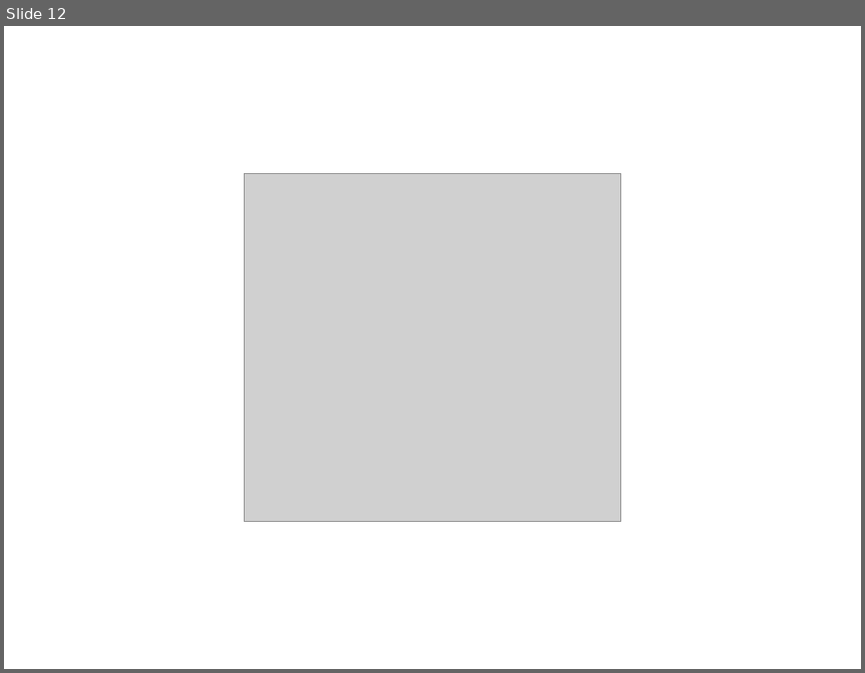
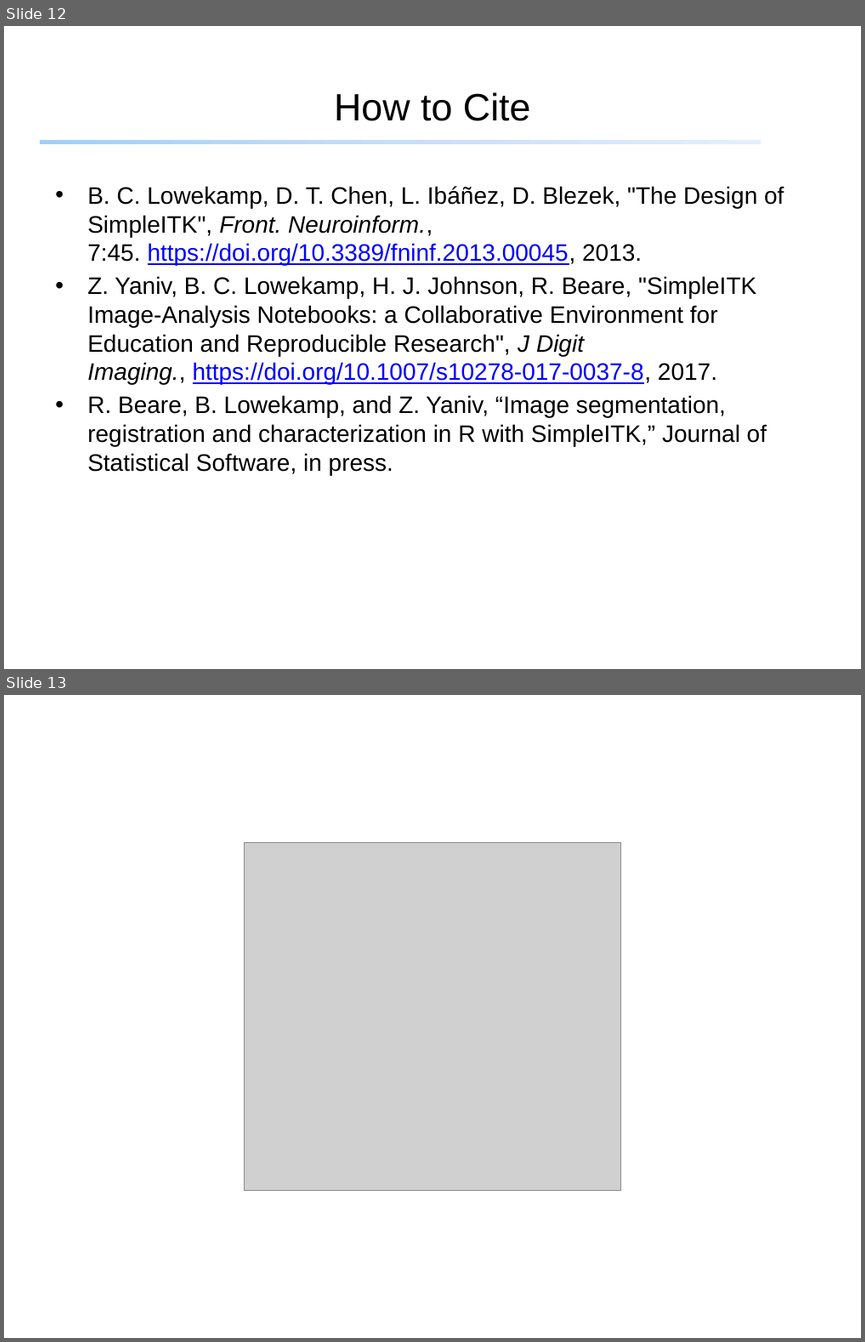
Before and after one commit to SimpleITK/SPIE2018_COURSE, a slide deck: docs/simpleitkHistoricalOverview.pptx. Shown one above the other, each under a label of ours: slide 12 before the commit, slides 12 and 13 after it. The pictures are 865x673 and 865x1342 pixels, drawn with LibreOffice and Linux fonts; fonts in the diff are those of the drawing; grey boxes stand for pictures; background and template pictures are left out. Boxes give left, top, right and bottom in pixels: in the first picture for what was removed or moved away, otherwise in the second. Text is boxed around its words. In the diff, an @@ line names an element or a change of style, - is before the commit and + after.

Commit message:
Adding How to Cite slide

```diff
--- a/docs/simpleitkHistoricalOverview.pptx
+++ b/docs/simpleitkHistoricalOverview.pptx
@@ slide 12 added at (4,26,861,669), background picture (left out) @@
@@ title added at (334,92,531,121), 32 pt, text #000000 @@
+How to Cite
@@ rectangle added at (40,140,761,144), fill gradient #A1CFFB to #C5DFFB to #E2EFFD @@
@@ text added at (87,186,783,475), 20 pt, text #000000 @@
+• B. C. Lowekamp, D. T. Chen, L. Ibáñez, D. Blezek, "The Design of SimpleITK", Front. Neuroinform., 7:45. https://doi.org/10.3389/fninf.2013.00045, 2013.
+• Z. Yaniv, B. C. Lowekamp, H. J. Johnson, R. Beare, "SimpleITK Image-Analysis Notebooks: a Collaborative Environment for Education and Reproducible Research", J Digit Imaging., https://doi.org/10.1007/s10278-017-0037-8, 2017.
+• R. Beare, B. Lowekamp, and Z. Yaniv, “Image segmentation, registration and characterization in R with SimpleITK,” Journal of Statistical Software, in press.
@@ what was slide 12 is now slide 13 @@
```
